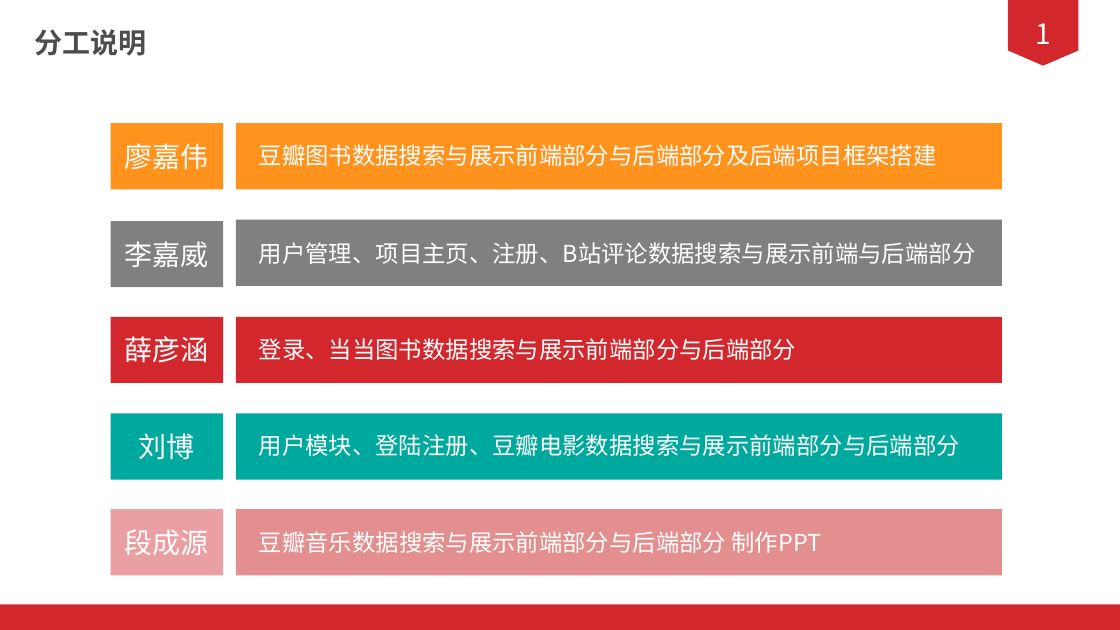
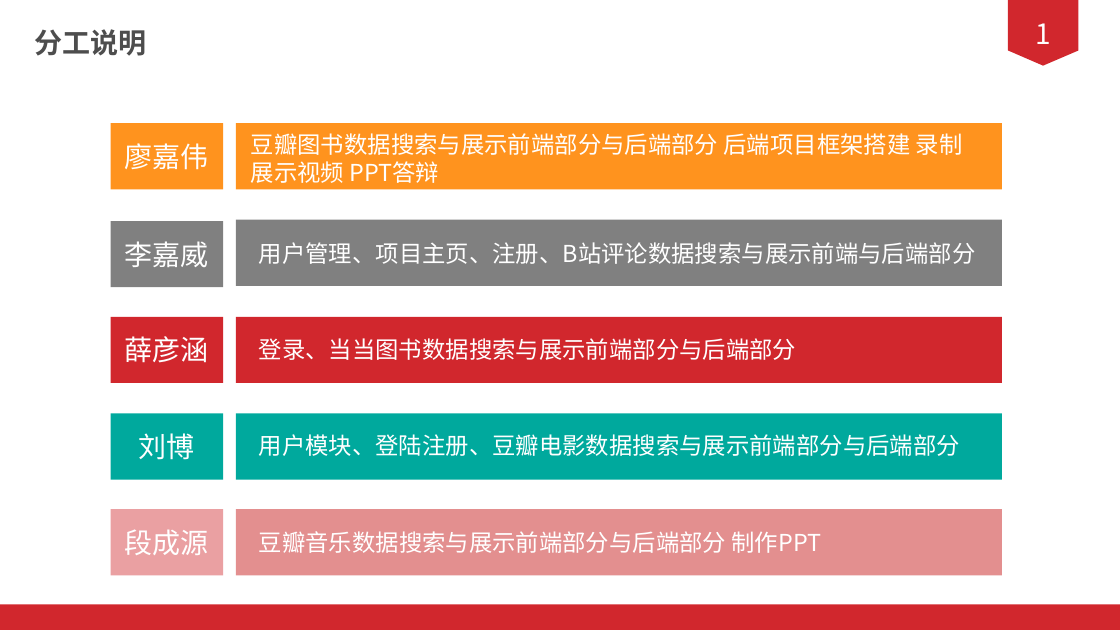
Before and after one commit to 1AKO1/2020shixun, a slide deck: slide 5 of doc/PPT/答辩ppt.pptx. Drawn at 1120x630 pixels with LibreOffice and Linux fonts; fonts in the diff are those of the drawing. Boxes give left, top, right and bottom in pixels: in the first picture for what was removed or moved away, otherwise in the second. Text is boxed around its words. In the diff, an @@ line names an element or a change of style, - is before the commit and + after.

Commit message:
ppt更新

```diff
--- a/doc/PPT/答辩ppt.pptx
+++ b/doc/PPT/答辩ppt.pptx
@@ text at (251, 133, 963, 183): text changed @@
-豆瓣图书数据搜索与展示前端部分与后端部分及后端项目框架搭建
+豆瓣图书数据搜索与展示前端部分与后端部分 后端项目框架搭建 录制展示视频 PPT答辩
```
